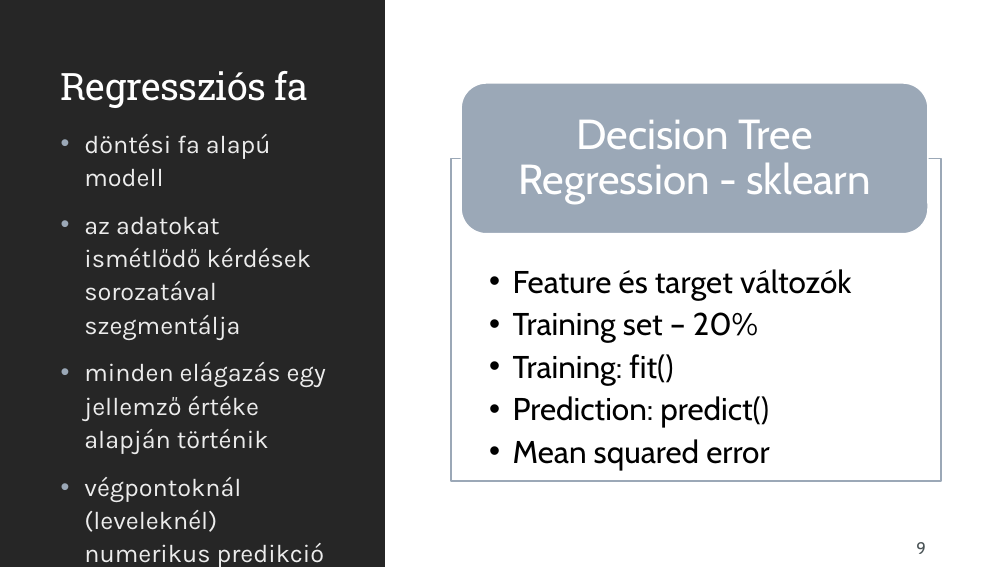
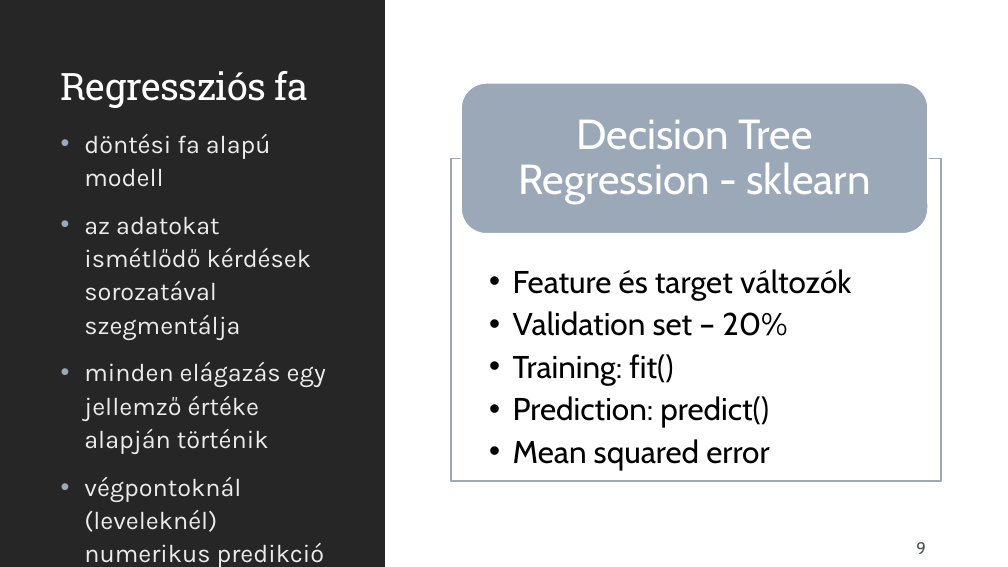
Before and after one commit to szannaa/bme_onlab, a slide deck: slide 9 of doksi/Elektromos buszok Budapesten.pptx. Drawn at 1008x567 pixels with LibreOffice and Linux fonts; fonts in the diff are those of the drawing. Boxes give left, top, right and bottom in pixels: in the first picture for what was removed or moved away, otherwise in the second. Text is boxed around its words. In the diff, an @@ line names an element or a change of style, - is before the commit and + after.

```diff
--- a/doksi/Elektromos buszok Budapesten.pptx
+++ b/doksi/Elektromos buszok Budapesten.pptx
@@ text at <box>513,311,787,336</box>: text changed @@
-  • Training set – 20%
+  • Validation set – 20%
```
Also in this commit, not shown: 1 other slide changed, 6 other files.
